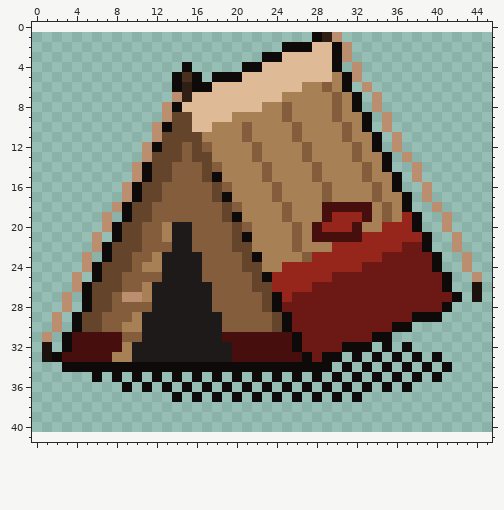
File history of a pixel-art file, ArtSource/pixel/dungeon27/prop_bandit_tent.aseprite. Above: the version before the commit.
46x40 pixels, 1 frame. The old version is drawn lined up with the new one, on the new canvas.
Once edited:
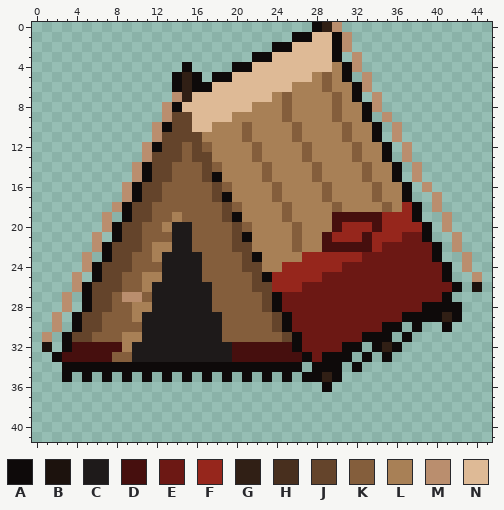
Palette (. is transparent): A #0e0a0a  B #1c120d  C #1e1a1a  D #460f0e  E #6c1814  F #96261c  G #301f15  H #482f1e  J #64442b  K #845e3c  L #a88056  M #ba8e6e  N #deba96
Edits made:
canvas 46x40 -> 46x42, the old top-left corner now at 0,1
Changed rows in their new state; - is an unchanged pixel.
first column x 1:
 0 ---------------------------AGM--------------
 1 -------------------------AANNAM-------------
 2 -----------------------A-NN-----------------
 3 ---------------------A-N------.M------------
 4 -------------------A-N-------LA-------------
 5 --------------G----N-------LK--.M-----------
 6 -------------------------L----LA------------
 7 -----------------------LK-------------------
 8 ---------------------L---------LA-----------
10 --------------------------------LA.M--------
12 ---------------------------------LA.M-------
14 ----------------------------------LA--------
16 -----------------------------------LA-------
17 --------------------------------------.M----
18 ----------------------------LKLLL---FA------
19 -------------L--------------LDDD-DFF--------
20 ---------------------------LLD-FFD---FA-----
21 ------------K--------------L-FFFD---EE------
22 -----------LL---------------DDDDD-EE--EA----
23 --------------------------F-----EE----------
24 ----------KK------------------EE-------EA---
25 ----------LL----------------E---------------
26 --------------------------E-------------EA--
27 ----------K-------------E---------------A.-.
28 ---------LL---------------------------AA-A--
29 ------------------------------------A---GA--
30 --------KK------------------------A-.A--A---
31 ---JJKKKLL--------KKKKKKJ-------A---A-------
32 --------------------------------.AGA.-------
33 .------KK---------------------A.A.A.-.-.----
34 --------------------------.--A.A.-.-.-.-.---
35 --A-A.A.A.A.A.A.A.A.A.A.A.A-G--.-.-.-.-.----
36 --------.-.-.-.-.-.-.-.-.-.---.-.-.-.-------
37 -------------.-.-.-.-.-.-.-.-.-.------------
